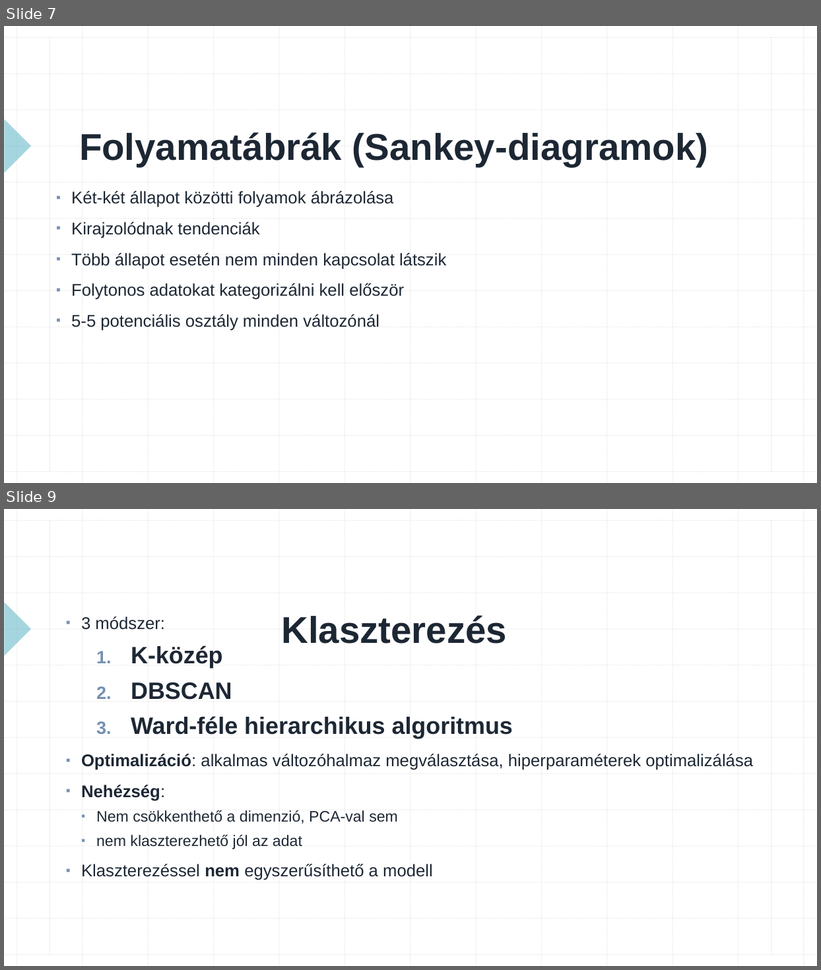
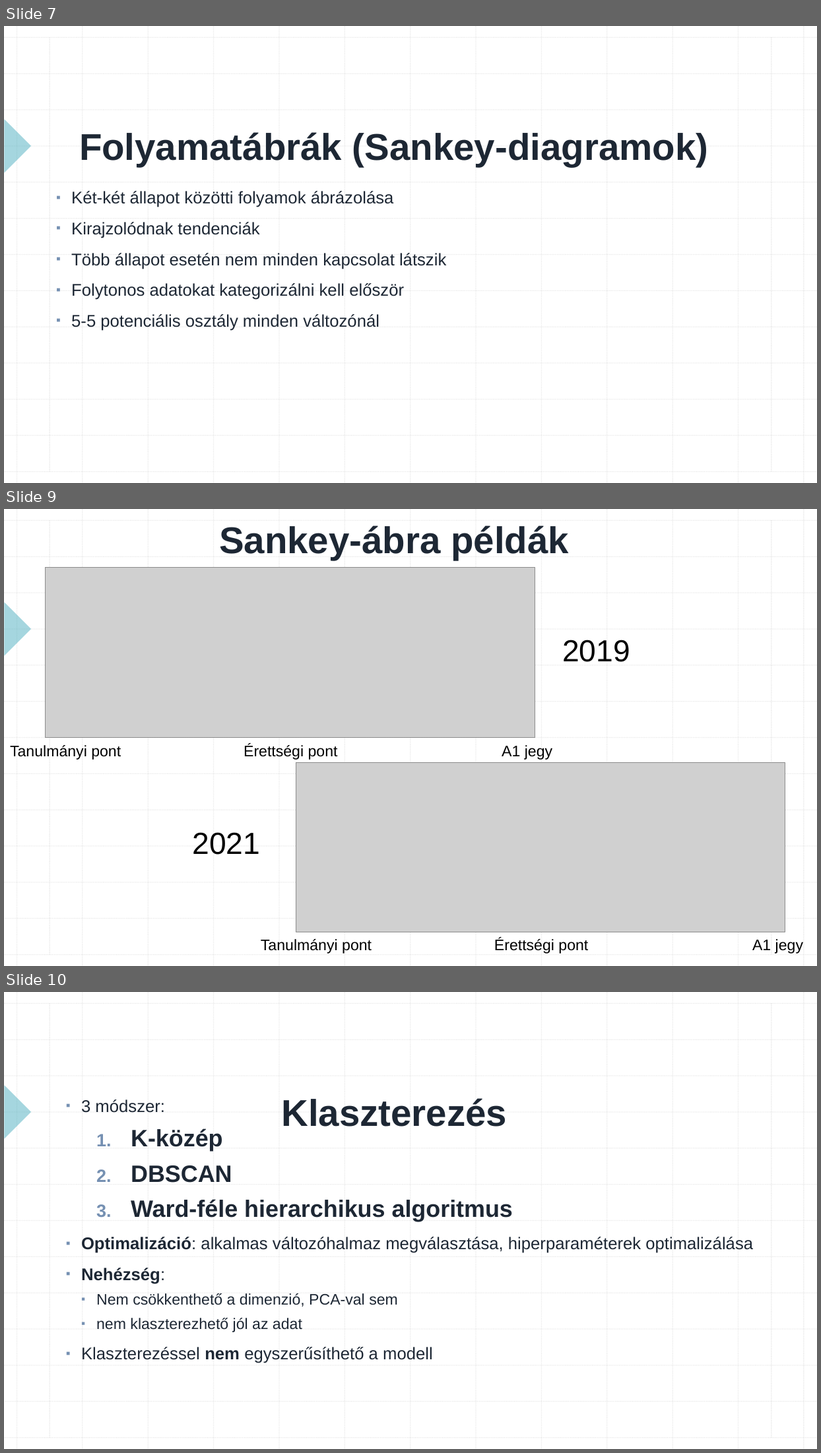
Before and after one commit to konderal333/-nkutfel, a slide deck: TDK prezi.pptx. Shown one above the other, each under a label of ours: slides 7 and 9 before the commit, slides 7, 9 and 10 after it; the slides between them are not shown. The pictures are 821x970 and 821x1453 pixels, drawn with LibreOffice and Linux fonts; fonts in the diff are those of the drawing; grey boxes stand for pictures. Boxes give left, top, right and bottom in pixels: in the first picture for what was removed or moved away, otherwise in the second. Text is boxed around its words. In the diff, an @@ line names an element or a change of style, - is before the commit and + after.

```diff
--- a/TDK prezi.pptx
+++ b/TDK prezi.pptx
@@ slide 9 added at (4, 509, 817, 966), background #FFFFFF; not listed: 29 template elements that a slide beside it also shows @@
@@ title added at (219, 525, 569, 560), 44 pt, text #1D2734, bold @@
+Sankey-ábra példák
@@ picture added at (46, 568, 535, 738) @@
@@ text added at (562, 640, 630, 662), 36 pt, text #000000 @@
+2019
@@ text added at (10, 744, 552, 760), 18 pt, text #000000 @@
+Tanulmányi pont Érettségi pont A1 jegy
@@ picture added at (296, 762, 785, 933) @@
@@ text added at (193, 832, 261, 855), 36 pt, text #000000 @@
+2021
@@ text added at (261, 938, 803, 954), 18 pt, text #000000 @@
+Tanulmányi pont Érettségi pont A1 jegy
@@ what was slide 9 is now slide 10 @@
```
Also in this commit, not shown: 1 slide changed.
